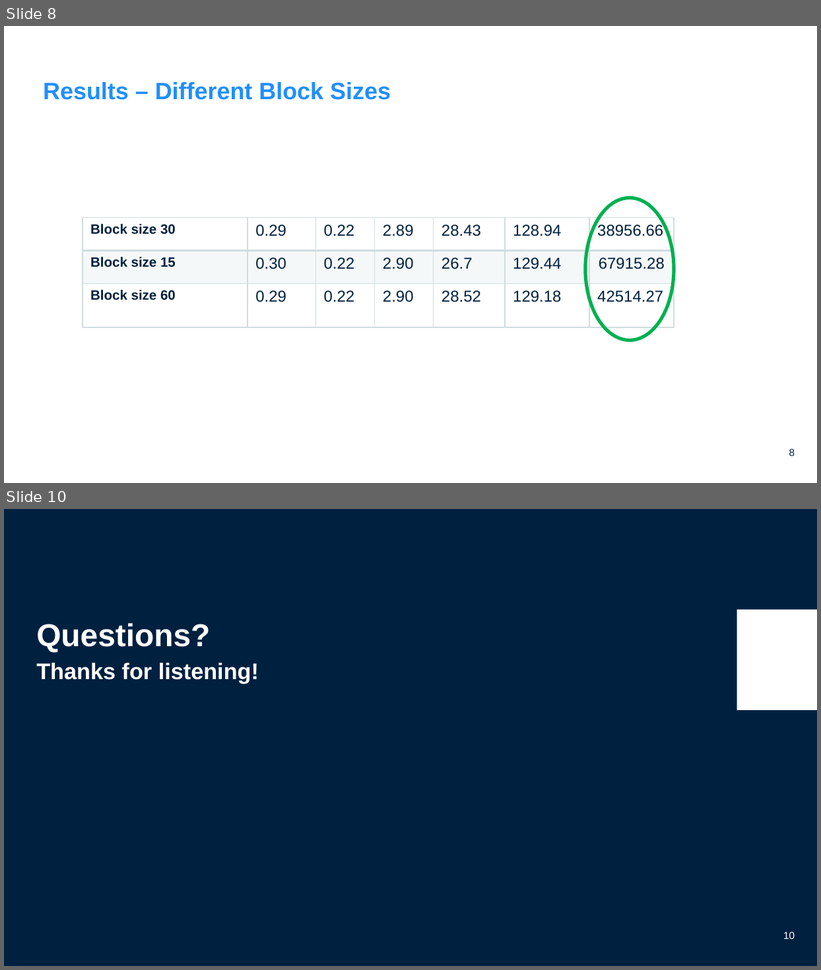
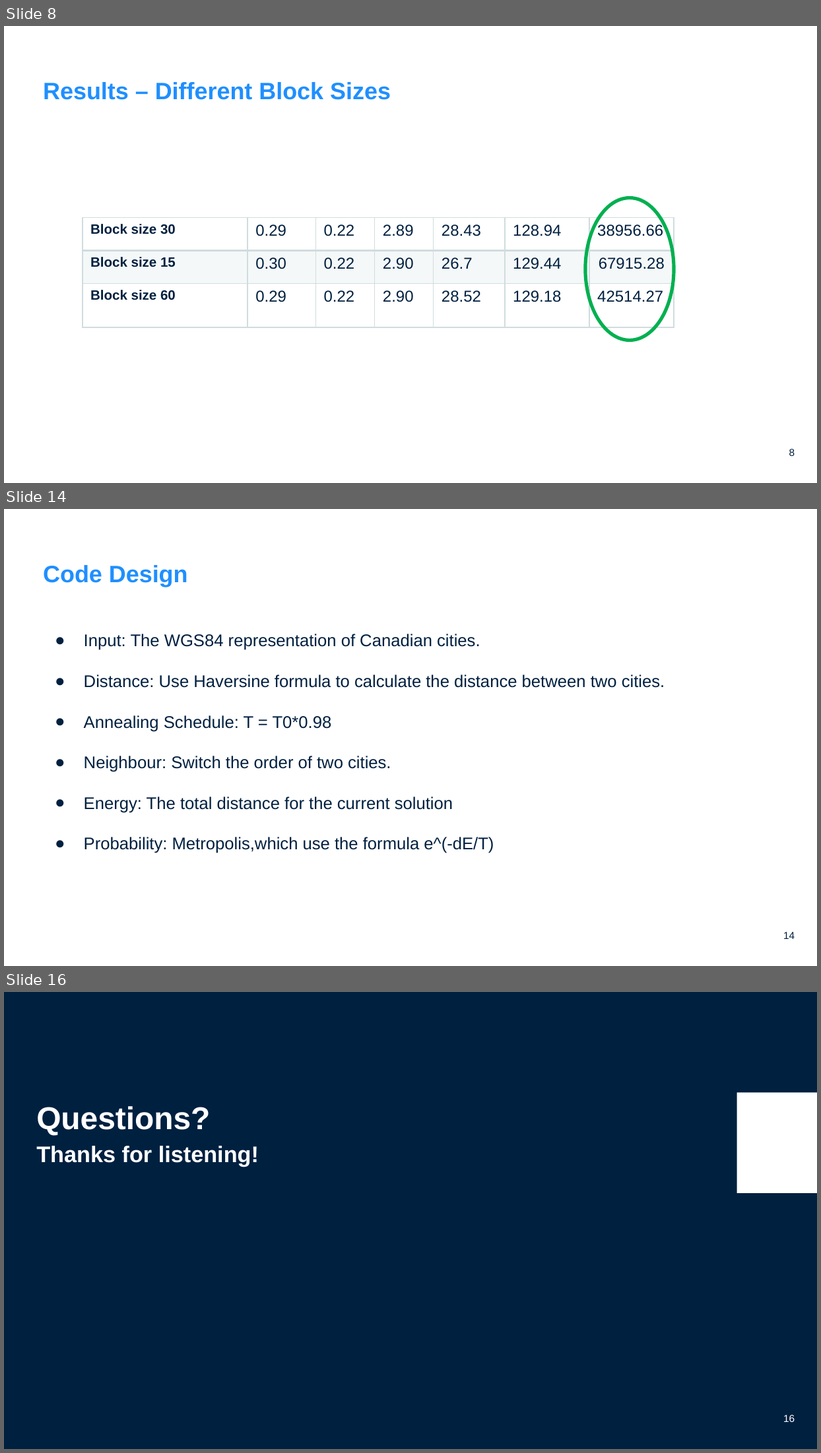
Before and after one commit to mkhfring/travellingSalesMan, a slide deck: COSC507-FinalProject-TSP.pptx. Shown one above the other, each under a label of ours: slides 8 and 10 before the commit, slides 8, 14 and 16 after it; the slides between them are not shown. The pictures are 821x970 and 821x1453 pixels, drawn with LibreOffice and Linux fonts; fonts in the diff are those of the drawing; background and template pictures are left out. Boxes give left, top, right and bottom in pixels: in the first picture for what was removed or moved away, otherwise in the second. Text is boxed around its words. In the diff, an @@ line names an element or a change of style, - is before the commit and + after.

```diff
--- a/COSC507-FinalProject-TSP.pptx
+++ b/COSC507-FinalProject-TSP.pptx
@@ slide 14 added at (x1=4, y1=509, x2=817, y2=966), background #FFFFFF; not listed: 1 template element that a slide beside it also shows @@
@@ title added at (x1=43, y1=565, x2=188, y2=587), 21 pt, text #1F8FFF, bold @@
+Code Design
@@ text added at (x1=84, y1=634, x2=665, y2=854), 15 pt, text #002040 @@
+● Input: The WGS84 representation of Canadian cities.
+● Distance: Use Haversine formula to calculate the distance between two cities.
+● Annealing Schedule: T = T0*0.98
+● Neighbour: Switch the order of two cities.
+● Energy: The total distance for the current solution
+● Probability: Metropolis,which use the formula e^(-dE/T)
@@ what was slide 10 is now slide 16 @@
@@ page number at (x1=783, y1=1415, x2=795, y2=1422): text changed @@
-10
+16
```
Also in this commit, not shown: 6 other slides added, 1 slide removed.
